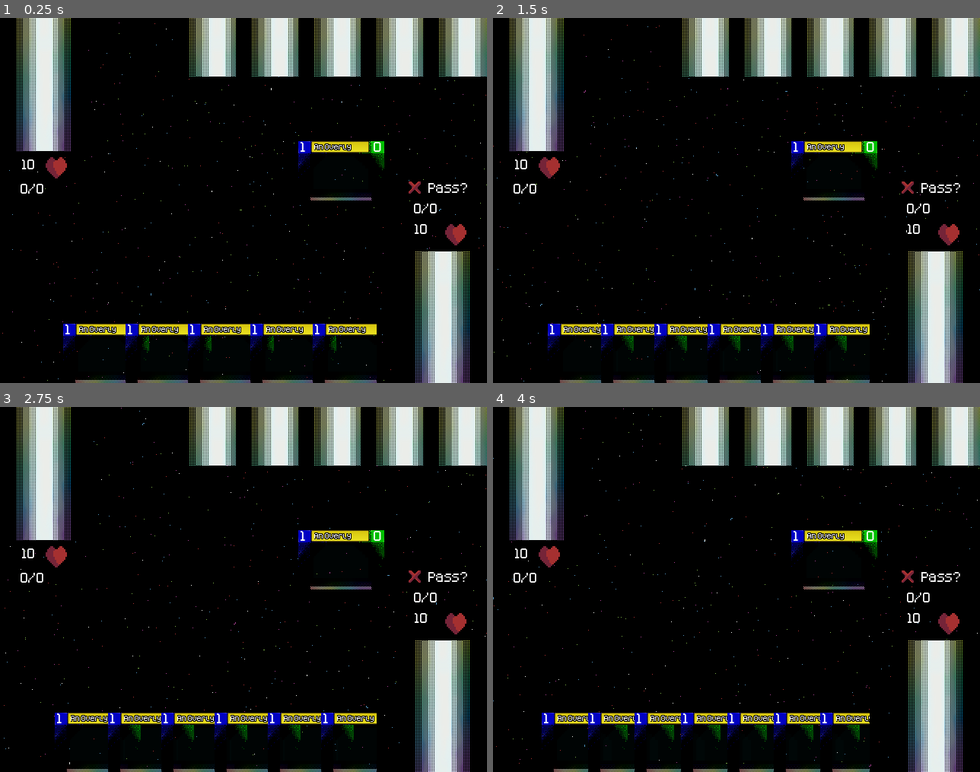
Above: before the commit, frames 1-4 (two rows, left to right).
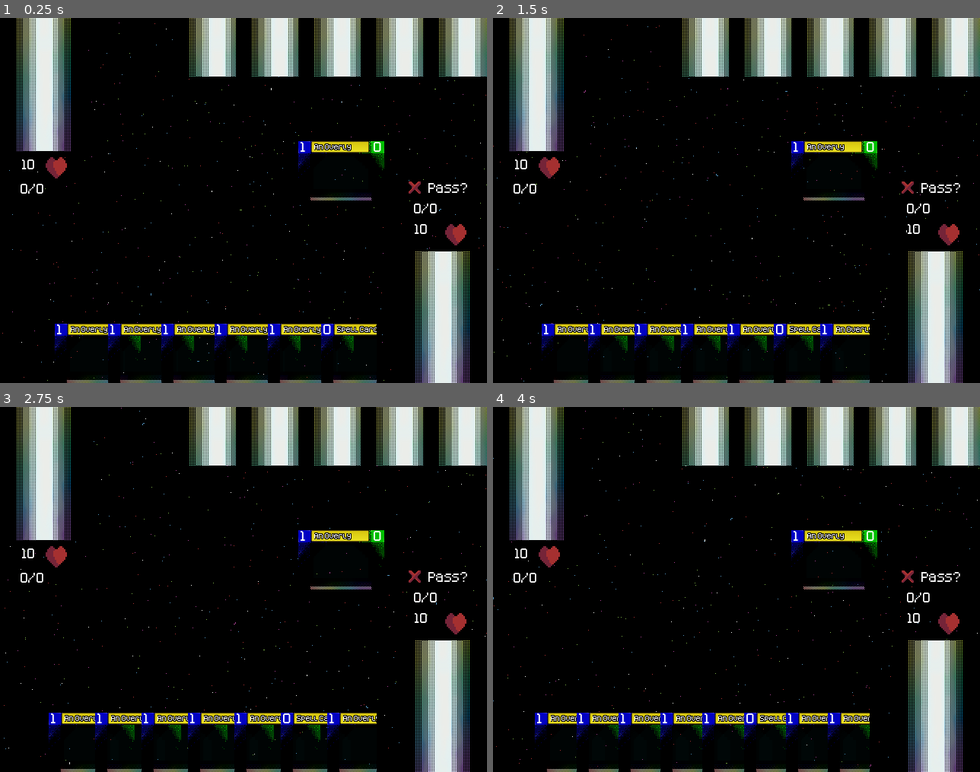
Above: after the commit, the same moments.

Repository: ColbySchexnayder/mana-stream
Game: Godot game, scene res://Scenes/Duel.tscn
Same seed, same stepped clock (60 frames per second), same inputs: the game is played once before the commit and once after it. The project has no main scene, so this scene is started directly.
Inputs (mouse positions are in pixels of both pictures, inside the frame that each line leads up to):
- Up to frame 1 (0.25 s): no input
- Up to frame 2 (1.5 s): click (936, 317) at 0.5 s; click (536, 83) at 1.25 s
- Up to frame 3 (2.75 s): click "Pass?" at 2 s
- Up to frame 4 (4 s): click (936, 706) at 2.75 s; click (536, 472) at 3.5 s

The runs differ from the first frame. In frame 1, 2.6% of the frame differs, in the area x 11-78%, y 83-100%; in frame 2, 2.6%; in frame 3, 2.6%; in frame 4, 2.9%, in the area x 8-78%, y 83-100%.

Commit message:
Spell cards exist. kind of

Diff:
--- /dev/null
+++ b/Cards/SpellCard.gd
@@ -0,0 +1,25 @@
+class_name SpellCard extends Card
+
+const SPELLCARD = preload("res://Cards/SpellCard.tscn")
+static func constructor():
+	var obj = SPELLCARD.instantiate()
+	return obj
+
+# Called when the node enters the scene tree for the first time.
+func _ready() -> void:
+	cost = 0
+	tags = ["spell", "testbugspell"]
+	cardName = "Spell Card Name That is Also Overlong"
+	name_text.text = cardName
+	tag_text.text = tags[0] + ", " + tags[1]
+	cost_text.text = str(cost)
+	GmManager.connect("_resolve_summon", resolve_cast)
+
+func resolve_cast(card):
+	await 1
+	if card.currentPosition == Card.position.IN_SUMMON:
+		print('success')
+		destroy()
+# Called every frame. 'delta' is the elapsed time since the previous frame.
+func _process(delta: float) -> void:
+	pass
--- /dev/null
+++ b/Cards/SpellCard.tscn
@@ -0,0 +1,26 @@
+[gd_scene load_steps=4 format=3 uid="uid://bbfkmmw1umb1e"]
+
+[ext_resource type="PackedScene" uid="uid://cy6xfsj2qbdjs" path="res://Cards/Card.tscn" id="1_ni5tl"]
+[ext_resource type="Texture2D" uid="uid://ky31cmu4pyt0" path="res://Cards/manastreamFrontCorrectResSpell.png" id="2_5scjt"]
+[ext_resource type="Script" path="res://Cards/SpellCard.gd" id="2_xdl6u"]
+
+[node name="Card" instance=ExtResource("1_ni5tl")]
+script = ExtResource("2_xdl6u")
+
+[node name="CardFront" parent="." index="0"]
+texture = ExtResource("2_5scjt")
+
+[node name="Health" parent="CardFront" index="1"]
+visible = false
+
+[node name="Attack" parent="CardFront" index="2"]
+visible = false
+
+[node name="ButtonText" parent="InspectView/SummonButton" index="0"]
+text = "Cast?"
+
+[node name="AttackButton" parent="InspectView" index="5"]
+visible = false
+
+[node name="BlockButton" parent="InspectView" index="6"]
+visible = false
--- a/Scenes/duel.gd
+++ b/Scenes/duel.gd
@@ -61,6 +61,11 @@
 		p_2_hand.add_child(opponentsCard)
 		opponentsCard.card_front.visible = false
 		opponentsCard.card_back.visible = true
+
+	var testSpell = SpellCard.constructor()
+	testSpell.currentPosition = Card.position.IN_HAND
+	player1hand.push_front(testSpell)
+	p_1_hand.add_child(testSpell)
 
 	var opponentsDefense = Card.constructor()
 	opponentsDefense.cardOwner = 2
@@ -199,6 +204,7 @@
 		card.currentPosition  = card.position.IN_SUMMON
 		card.summon_button.visible = false
 		card.inspect_view.visible = false
+		GmManager.emit_signal("_resolve_summon", card)
 
 func move_to_deck(card):
 	if card.cardOwner == 1:
--- a/Scripts/GMManager.gd
+++ b/Scripts/GMManager.gd
@@ -16,4 +16,5 @@
 signal _add_to_mana(card, manaToAdd)
 signal _move_to_deck(card)
 signal _choose_defense(card)
+signal _resolve_summon(card)
 signal _pass()
Binary file added: Cards/CardArt/skeletonserf.png
Not shown, added: Cards/CardArt/skeletonserf.png.import
